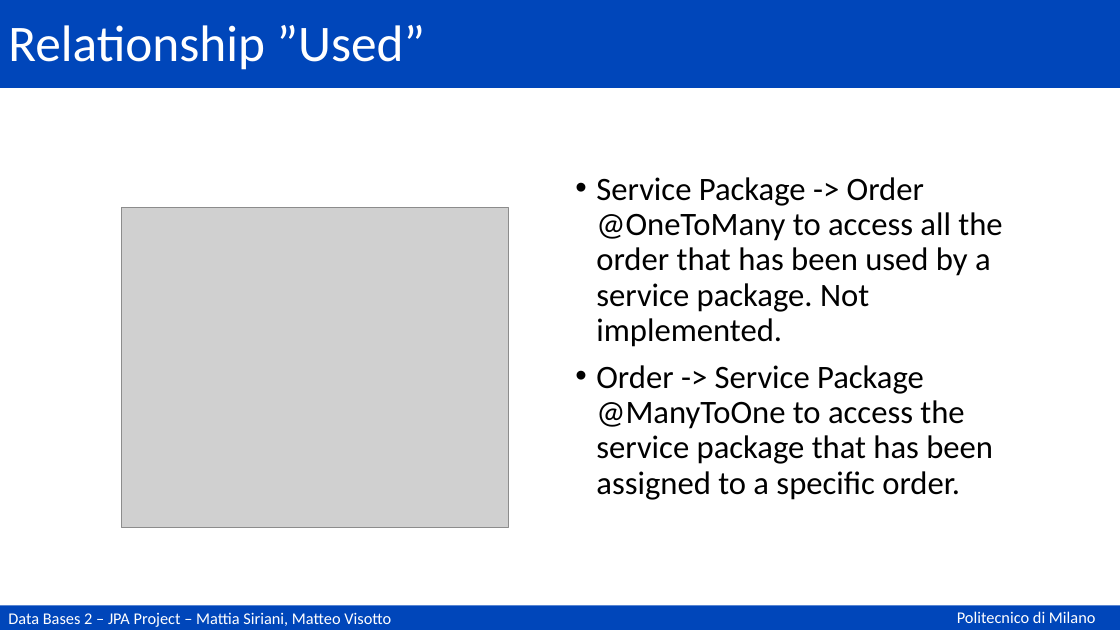
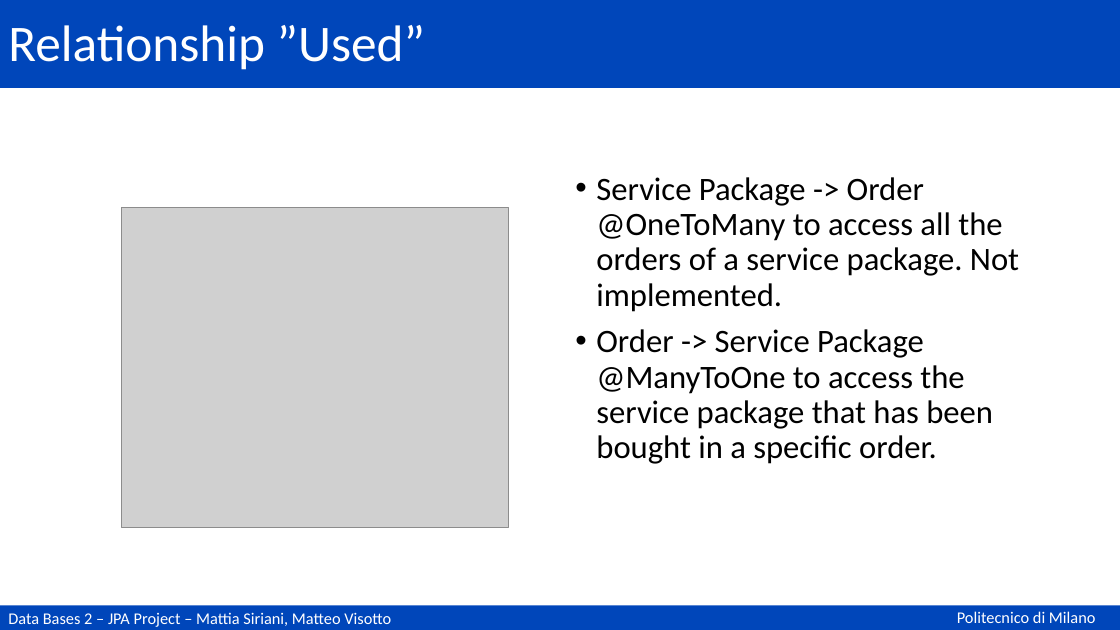
Before and after one commit to matteovisotto/DB2-SirianiVisotto, a slide deck: slide 64 of Documentation.pptx. Drawn at 1120x630 pixels with LibreOffice and Linux fonts; fonts in the diff are those of the drawing; grey boxes stand for pictures. Boxes give left, top, right and bottom in pixels: in the first picture for what was removed or moved away, otherwise in the second. Text is boxed around its words. In the diff, an @@ line names an element or a change of style, - is before the commit and + after.

```diff
--- a/Documentation.pptx
+++ b/Documentation.pptx
@@ text at (596, 177, 1019, 464): text changed @@
-• Service Package -> Order @OneToMany to access all the order that has been used by a service package. Not implemented.
-• Order -> Service Package @ManyToOne to access the service package that has been assigned to a specific order.
+• Service Package -> Order @OneToMany to access all the orders of a service package. Not implemented.
+• Order -> Service Package @ManyToOne to access the service package that has been bought in a specific order.
```
Also in this commit, not shown: 11 other slides changed, 3 other files.
